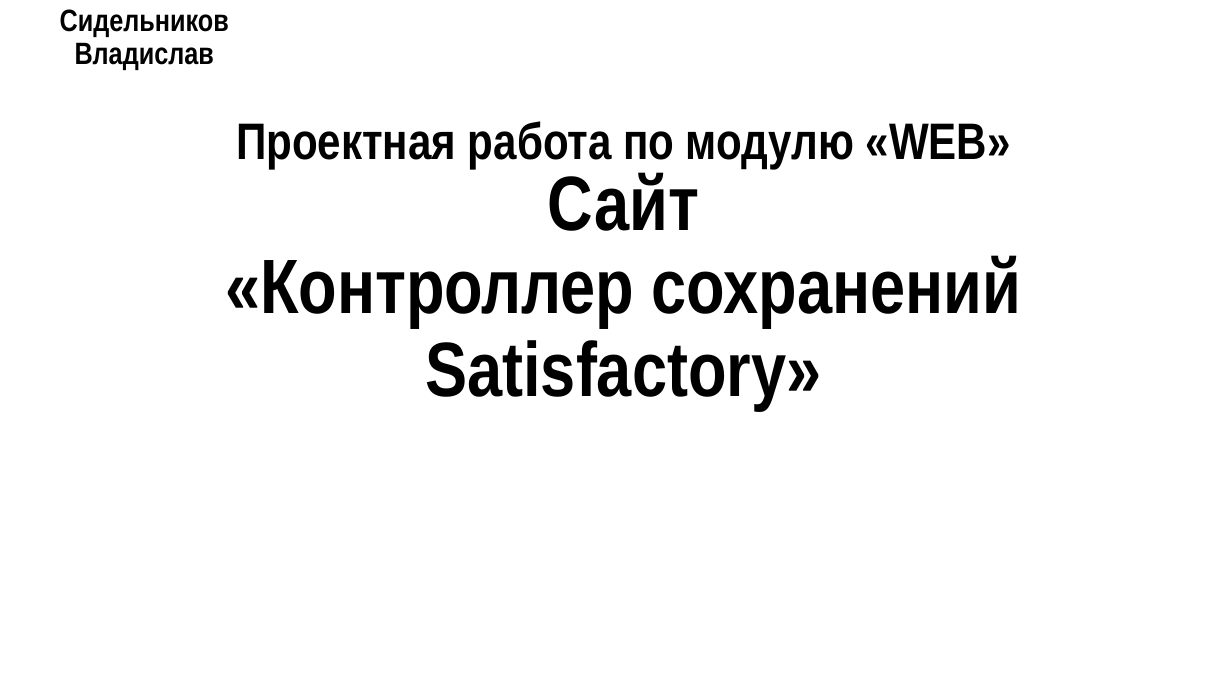
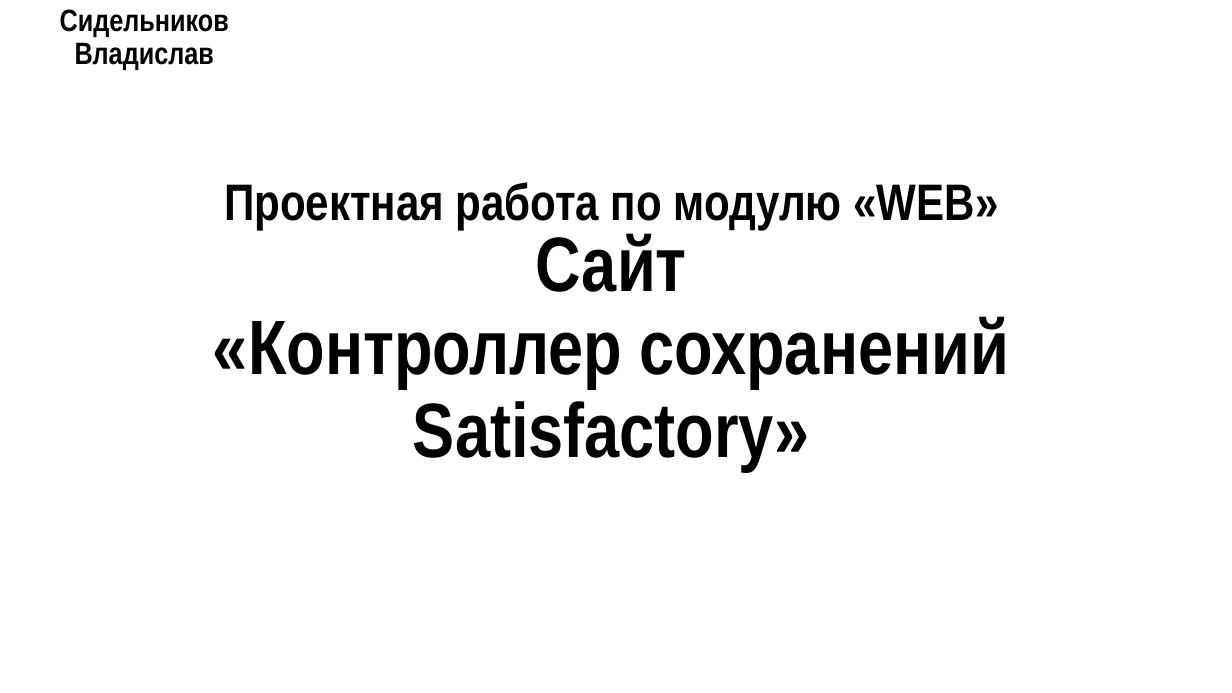
Before and after one commit to Vlad-Lucky/Web_Satisfactory_Savings, a slide deck: slide 1 of presentation.pptx. Drawn at 1232x693 pixels with LibreOffice and Linux fonts; fonts in the diff are those of the drawing; background and template pictures are left out. Boxes give left, top, right and bottom in pixels: in the first picture for what was removed or moved away, otherwise in the second. Text is boxed around its words. In the diff, an @@ line names an element or a change of style, - is before the commit and + after.

```diff
--- a/presentation.pptx
+++ b/presentation.pptx
@@ text "Проектная работа по модулю «WEB»": place and size @@
-text "Проектная работа по модулю «WEB»" at bbox=[236, 121, 1011, 169]
+text "Проектная работа по модулю «WEB»" at bbox=[224, 182, 998, 230]
@@ title "Сайт «Контроллер сохранений Satisfactory»": place and size @@
-title "Сайт «Контроллер сохранений Satisfactory»" at bbox=[225, 172, 1021, 411]
+title "Сайт «Контроллер сохранений Satisfactory»" at bbox=[213, 233, 1009, 472]
```
Also in this commit, not shown: 2 other slides changed, 3 slides added, 2 slides removed, 1 other file.
